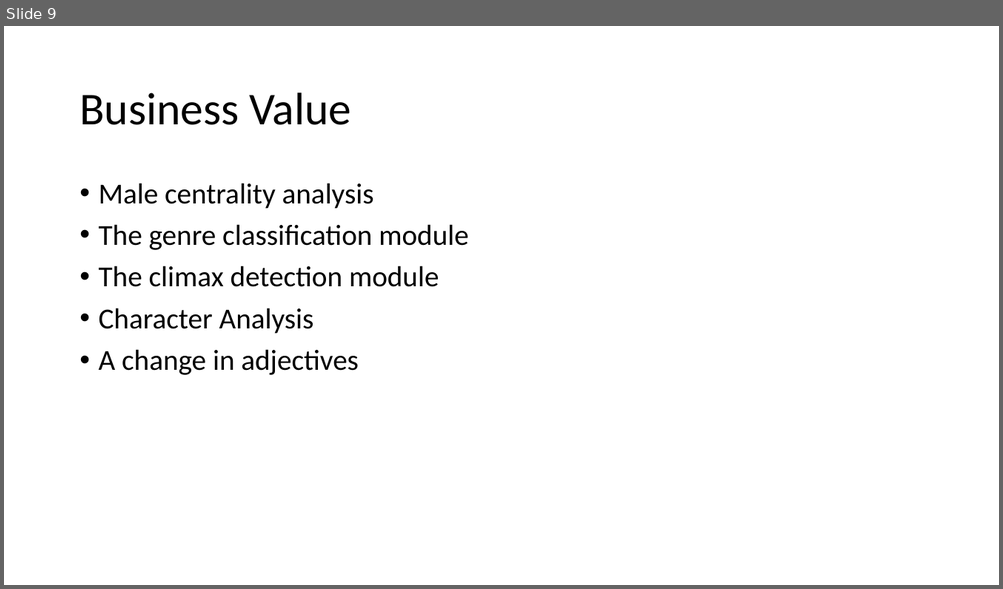
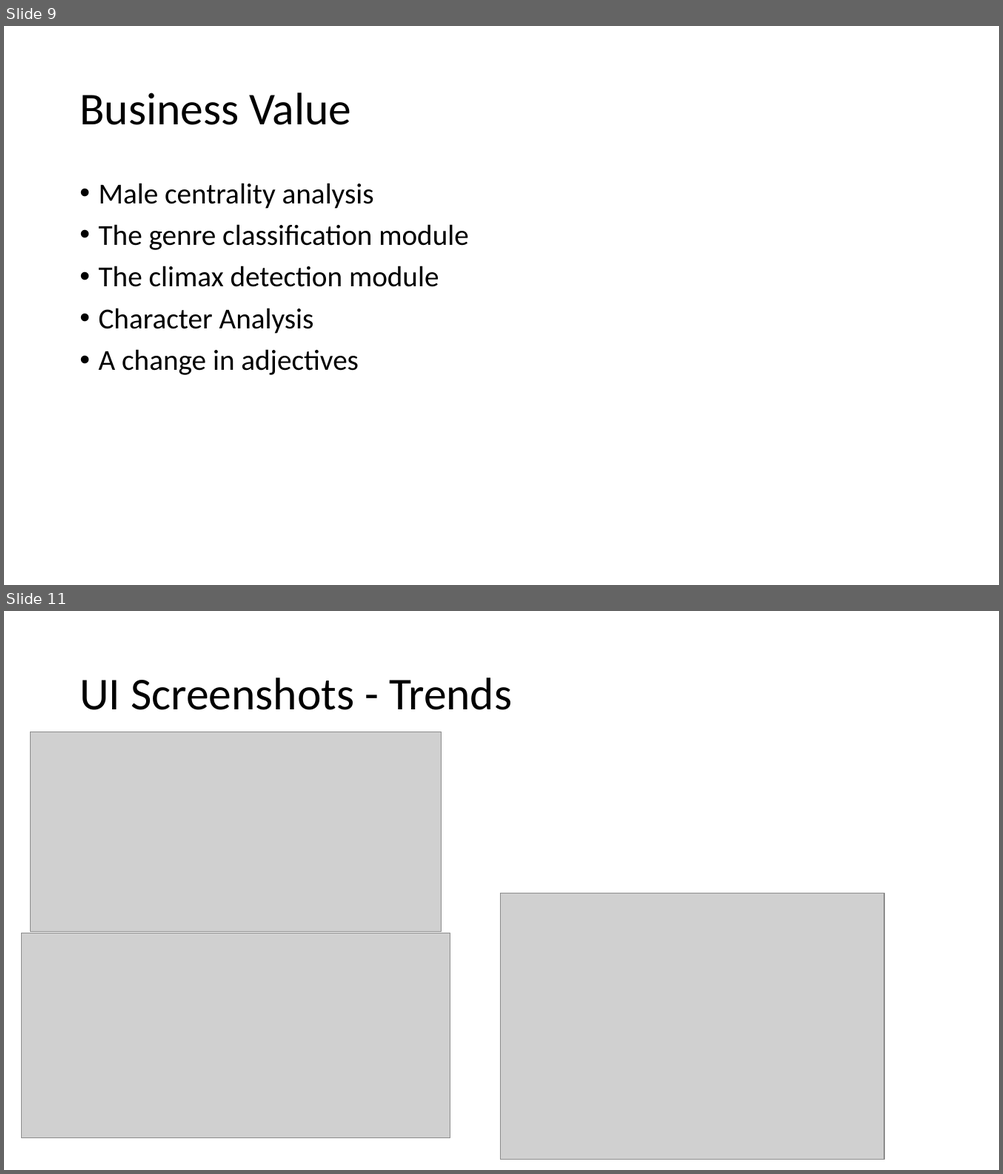
Before and after one commit to malikamakker/Bolly, a slide deck: BollyBuff.pptx. Shown one above the other, each under a label of ours: slide 9 before the commit, slides 9 and 11 after it; the slides between them are not shown. The pictures are 1003x589 and 1003x1174 pixels, drawn with LibreOffice and Linux fonts; fonts in the diff are those of the drawing; grey boxes stand for pictures. Boxes give left, top, right and bottom in pixels: in the first picture for what was removed or moved away, otherwise in the second. Text is boxed around its words. In the diff, an @@ line names an element or a change of style, - is before the commit and + after.

```diff
--- a/BollyBuff.pptx
+++ b/BollyBuff.pptx
@@ slide 11 added at bbox=[4, 611, 999, 1170], background #FFFFFF @@
@@ title added at bbox=[79, 678, 512, 710], 44 pt, text #000000 @@
+UI Screenshots - Trends
@@ picture added at bbox=[30, 732, 441, 932] @@
@@ picture added at bbox=[501, 893, 885, 1160] @@
@@ picture added at bbox=[21, 934, 450, 1139] @@
```
Also in this commit, not shown: 4 other slides added.
